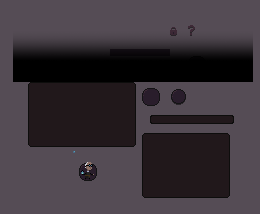
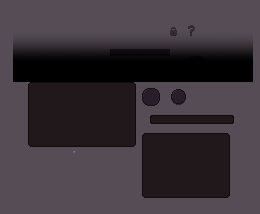
Before/after of a 260×214 layered artwork. What changed in the layer stack:
removed layer "SacrificeSlot.png" over left=79, top=162, right=97, bottom=181
